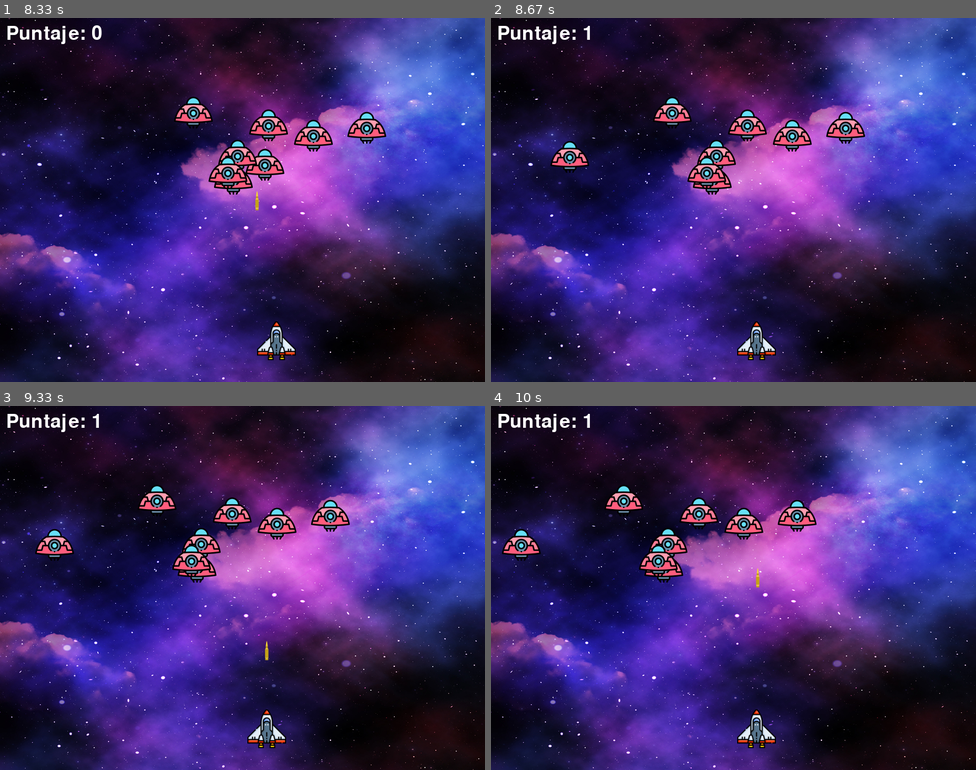
Above: before the commit, frames 1-4 (two rows, left to right).
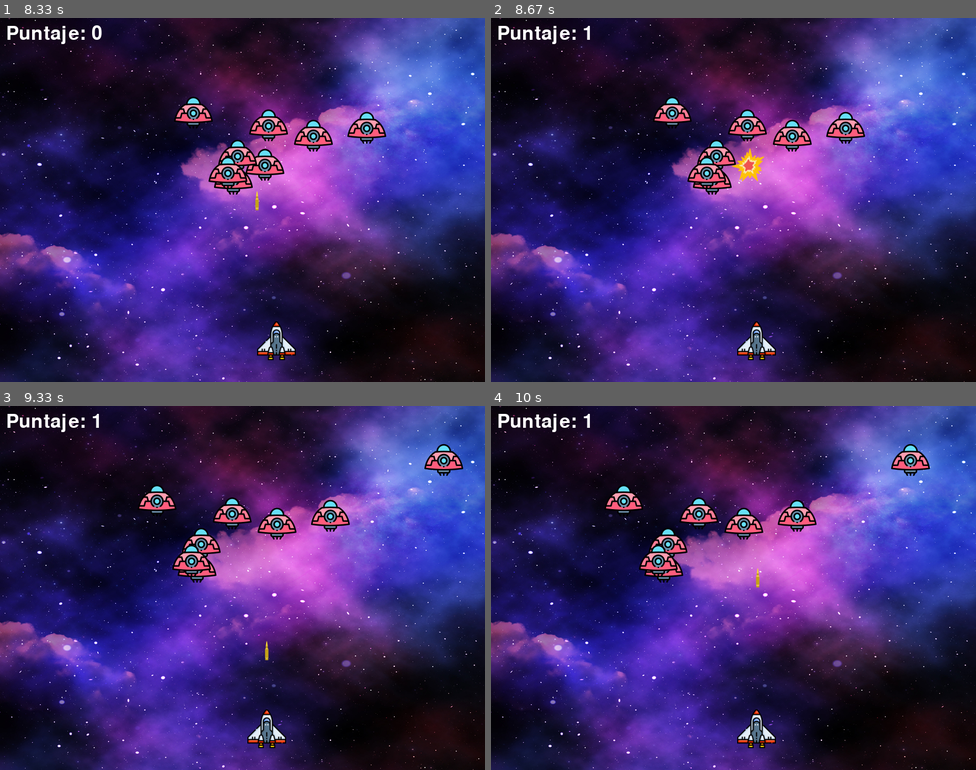
Above: after the commit, the same moments.

Repository: AlexArce2000/juego-invasion-espacial-pygame
Game: pygame game, started from invasion.py
The game is run twice, just before and just after one commit, with the same random seed, the same clock (stepped at 60 frames per second) and the same inputs.
Inputs:
- Up to frame 1 (8.33 s): tap Space at 0.33, 0.73, 1.03, 1.23, 1.53, 1.73, 2.03, 2.3, 2.6, 2.73, 3.03, 3.4, 3.7, 3.9, 4.2, 4.4, 4.7, 4.9, 5.2, 5.47, 5.77, 5.9, 6.2, 6.57, 6.87, 7.07, 7.37, 7.57, 7.87, 8.07 s; hold Right 0.67-1.13 s; hold Right 1.17-1.63 s; hold Left 1.67-2.2 s; hold Left 2.23-2.63 s; hold Right 2.67-3.3 s; hold Left 3.33-3.8 s; hold Right 3.83-4.3 s; hold Right 4.33-4.8 s; hold Left 4.83-5.37 s; hold Left 5.4-5.8 s; hold Right 5.83-6.47 s; hold Left 6.5-6.97 s; hold Right 7-7.47 s; hold Right 7.5-7.97 s; hold Left from 8 s (still down)
- Up to frame 2 (8.67 s): tap Space at 8.37, 8.63 s; release Left at 8.53 s; hold Left from 8.57 s (still down)
- Up to frame 3 (9.33 s): tap Space at 8.93, 9.07 s; release Left at 8.97 s; hold Right from 9 s (still down)
- Up to frame 4 (10 s): tap Space at 9.37, 9.73 s; release Right at 9.63 s; hold Left from 9.67 s (still down)

Frame 1 is identical in both runs. In frame 2, 0.7% of the frame differs, in the area x 12-57%, y 33-45%; in frame 3, 0.9%; in frame 4, 0.9%, in the area x 2-91%, y 10-43%.

Commit message:
feat: efecto explosión

Diff:
--- a/invasion.py
+++ b/invasion.py
@@ -9,7 +9,7 @@
 pantalla = pygame.display.set_mode((800,600))
 
 # Titulo e icono
-pygame.display.set_caption("Invación espacial") # 32 px
+pygame.display.set_caption("Invasión espacial") # 32 px
 icono = pygame.image.load("images/alien.png") # para cargarle imagenes
 pygame.display.set_icon(icono)
 fondo = pygame.image.load("images/galaxia_fondo.jpg")
@@ -52,6 +52,10 @@
     enemigo_x_cambio.append(2) # velocidad de los enemigos
     enemigo_y_cambio.append(50)
 
+# variable explosion
+img_explosion = pygame.image.load("images/explosion.png")
+
+
 # Variable de la bala
 img_bala = pygame.image.load("images/bala.png")
 bala_x = 0
@@ -153,6 +157,10 @@
 # Función para manejar el juego principal
 def loop_juego():
     global jugador_x, jugador_y, jugador_x_cambio, bala_x, bala_y, bala_visible, puntaje
+
+    # Variables para manejar explosiones
+    explosion_activa = [False] * cantidad_enemigos
+    explosion_timer = [0] * cantidad_enemigos
 
     se_ejecuta = True
     while se_ejecuta:
@@ -189,66 +197,60 @@
 
         # Modificar ubicación del enemigo
         for e in range(cantidad_enemigos):
-            # Fin del juego si un enemigo toca al jugador
-            if hay_colision(jugador_x, jugador_y, enemigo_x[e], enemigo_y[e]):
-                for k in range(cantidad_enemigos):
-                    enemigo_y[k] = 1000  # Mover a los enemigos fuera de la pantalla
-                opcion = texto_final()  # Mostrar pantalla de "GAME OVER" y esperar input
-
-                if opcion == "menu":
-                    # Reiniciar variables del juego
-                    jugador_x = 368
-                    jugador_y = 500
-                    puntaje = 0
+            if explosion_activa[e]:
+                # Mostrar la explosión
+                pantalla.blit(img_explosion, (enemigo_x[e], enemigo_y[e]))
+
+                # Verificar si han pasado 500ms desde que inició la explosión
+                if pygame.time.get_ticks() - explosion_timer[e] > 500:
+                    explosion_activa[e] = False
+                    enemigo_x[e] = random.randint(0, 736)
+                    enemigo_y[e] = random.randint(50, 200)
+            else:
+                # Fin del juego si un enemigo toca al jugador
+                if hay_colision(jugador_x, jugador_y, enemigo_x[e], enemigo_y[e]):
+                    for k in range(cantidad_enemigos):
+                        enemigo_y[k] = 1000  # Mover a los enemigos fuera de la pantalla
+                    opcion = texto_final()  # Mostrar pantalla de "GAME OVER" y esperar input
+
+                    if opcion == "menu":
+                        # Reiniciar variables del juego
+                        jugador_x = 368
+                        jugador_y = 500
+                        puntaje = 0
+                        bala_visible = False
+                        for e in range(cantidad_enemigos):
+                            enemigo_x[e] = random.randint(0, 736)
+                            enemigo_y[e] = random.randint(50, 200)
+                        return "menu"
+                    elif opcion == "salir":
+                        return "salir"
+
+                enemigo_x[e] += enemigo_x_cambio[e]
+
+                # Mantener dentro de los bordes al enemigo
+                if enemigo_x[e] <= 0:
+                    enemigo_x_cambio[e] = 1
+                    enemigo_y[e] += enemigo_y_cambio[e]
+                elif enemigo_x[e] >= 736:
+                    enemigo_x_cambio[e] = -1
+                    enemigo_y[e] += enemigo_y_cambio[e]
+
+                # Colisión entre bala y enemigo
+                colision = hay_colision(enemigo_x[e], enemigo_y[e], bala_x, bala_y)
+                if colision:
+                    sonido_colision = mixer.Sound('music/golpe.mp3')
+                    sonido_colision.set_volume(0.35)
+                    sonido_colision.play()
+                    bala_y = 500
                     bala_visible = False
-                    for e in range(cantidad_enemigos):
-                        enemigo_x[e] = random.randint(0, 736)
-                        enemigo_y[e] = random.randint(50, 200)
-                    return "menu"
-                elif opcion == "salir":
-                    return "salir"
-
-            # Fin del juego si los enemigos llegan al final de la pantalla
-            if enemigo_y[e] > 500:
-                for k in range(cantidad_enemigos):
-                    enemigo_y[k] = 1000
-                opcion = texto_final()
-
-                if opcion == "menu":
-                    # Reiniciar variables del juego
-                    jugador_x = 368
-                    jugador_y = 500
-                    puntaje = 0
-                    bala_visible = False
-                    for e in range(cantidad_enemigos):
-                        enemigo_x[e] = random.randint(0, 736)
-                        enemigo_y[e] = random.randint(50, 200)
-                    return "menu"
-                elif opcion == "salir":
-                    return "salir"
-
-            enemigo_x[e] += enemigo_x_cambio[e]
-
-            # Mantener dentro de los bordes al enemigo
-            if enemigo_x[e] <= 0:
-                enemigo_x_cambio[e] = 1
-                enemigo_y[e] += enemigo_y_cambio[e]
-            elif enemigo_x[e] >= 736:
-                enemigo_x_cambio[e] = -1
-                enemigo_y[e] += enemigo_y_cambio[e]
-
-            # Colisión entre bala y enemigo
-            colision = hay_colision(enemigo_x[e], enemigo_y[e], bala_x, bala_y)
-            if colision:
-                sonido_colision = mixer.Sound('music/golpe.mp3')
-                sonido_colision.set_volume(0.35)
-                sonido_colision.play()
-                bala_y = 500
-                bala_visible = False
-                puntaje += 1
-                enemigo_x[e] = random.randint(0, 736)
-                enemigo_y[e] = random.randint(50, 200)
-            enemigo(enemigo_x[e], enemigo_y[e], e)
+                    puntaje += 1
+
+                    # Activar la explosión
+                    explosion_activa[e] = True
+                    explosion_timer[e] = pygame.time.get_ticks()
+
+                enemigo(enemigo_x[e], enemigo_y[e], e)
 
         # Movimiento de la bala
         if bala_y <= -64:
Binary file added: images/JuegoScreen.png
Binary file added: images/MenuJuegoScreen.png
Binary file added: images/explosion.png
